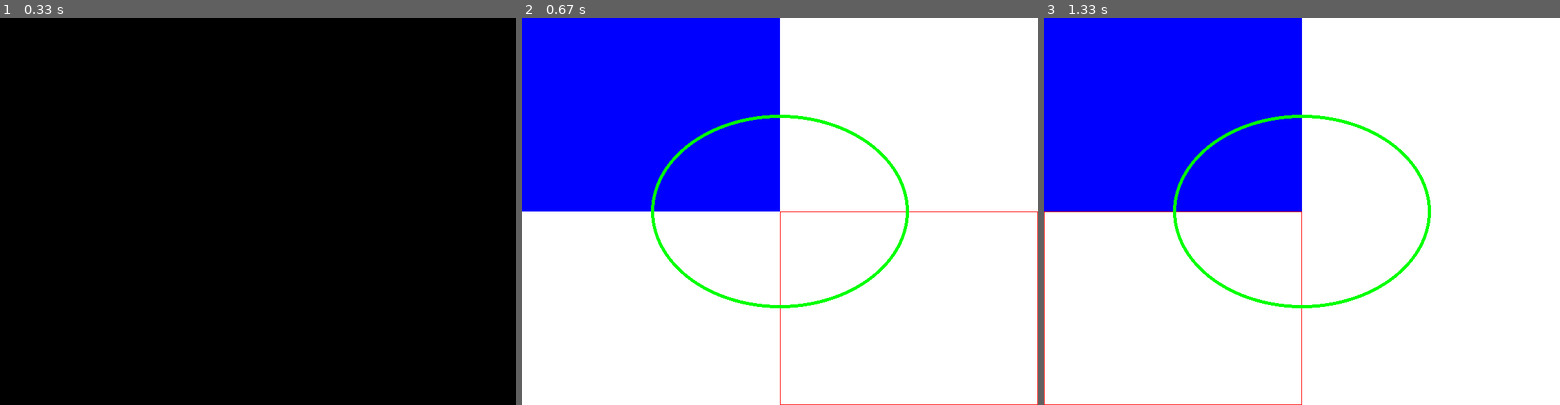
Above: before the commit, frames 1-3 (left to right).
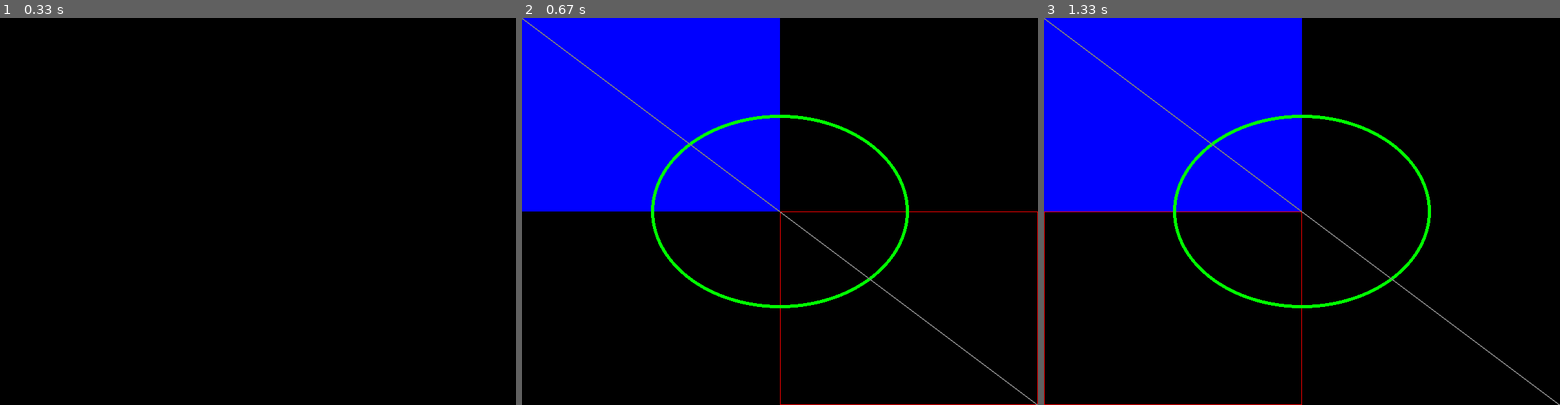
Above: after the commit, the same moments.

Repository: vgonisanz/pdga
Game: pygame game, started from pdga/samples/02_geometrics.py
Same seed, same stepped clock (60 frames per second), same inputs: the game is played once before the commit and once after it.
Inputs:
- Up to frame 1 (0.33 s): no input
- Up to frame 2 (0.67 s): no input
- Up to frame 3 (1.33 s): no input

Frame 1 is identical in both runs. In frame 2, 74% of the frame differs, in the area x 0-100%, y 0-100%; in frame 3, 74%.

Commit message:
line: Added method to draw a line

Diff:
--- a/pdga/engine/core.py
+++ b/pdga/engine/core.py
@@ -49,6 +49,16 @@
             rect,
             border_width)
 
+    def draw_line(self, start, end, color, border_width=1):
+        """
+        Draw an array of lines on the screen.
+        """
+        pygame.draw.line(self._screen,
+            color,
+            start,
+            end,
+            border_width)
+
     def run(self):
         """
         Default main loop run until quit signal. Use set_run_bucle
--- a/pdga/samples/02_geometrics.py
+++ b/pdga/samples/02_geometrics.py
@@ -33,6 +33,7 @@
     engine.draw_rectangle(rect1, color=Colors.BLUE)
     engine.draw_rectangle(rect2, color=Colors.RED, border_width=1)
     engine.draw_ellipse(rect3, color=Colors.GREEN, border_width=5)
+    engine.draw_line([0, 0], [wwidth, wheight], color=Colors.GRAY, border_width=2)
 
     print(f"draw toggle: {toggle}")
     time.sleep(0.5)
@@ -43,5 +44,5 @@
                     title=wtitle, debug=True)
 
     engine.set_run_bucle(draw)
-    engine.set_background(Colors.WHITE)
+    engine.set_background(Colors.BLACK)
     engine.run()
